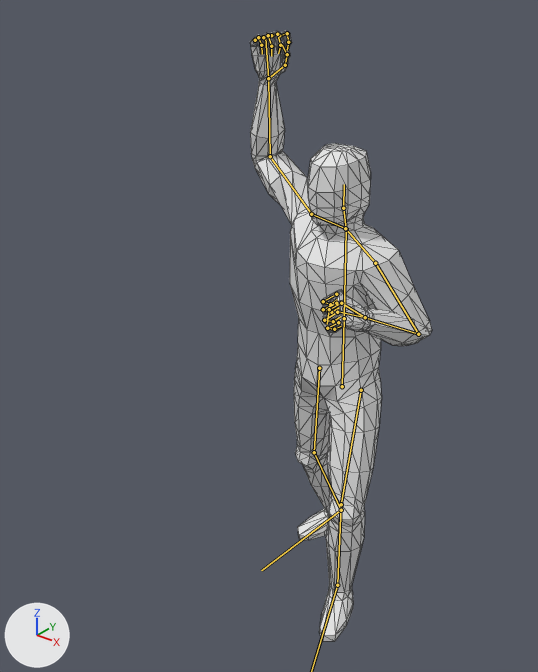
What one commit did to the glTF model assets/glb/humanoid/Humanoid.glb.
Rendered twice from a camera (50 mm lens) standing at (1.29, -2.01, 2.24) and looking at (-0.13, -0.24, 1.14). The lights are fixed; the arrows at lower left show +X, +Y and +Z. The first picture is the older version. Both versions are drawn at frame 12 of the action 'SwingAttack'; the numbers are the values there. The bones that bend it are drawn over the model as lines. Mesh edges are drawn as thin lines.

Objects in the first picture: 'Mang'.
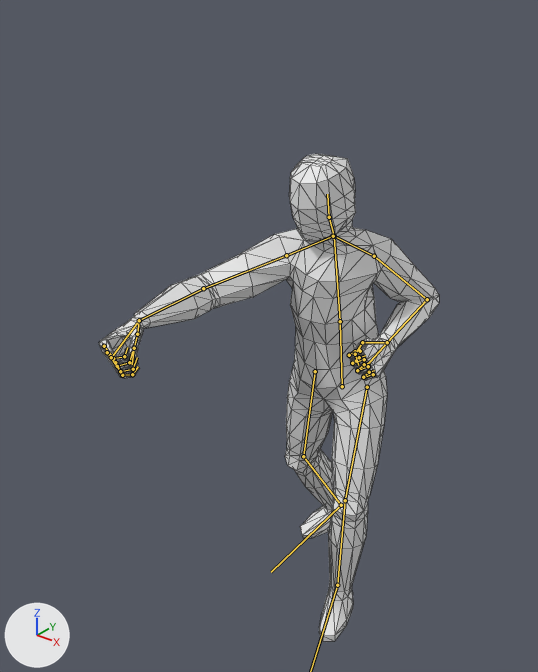
Commit message: faster animation

Boxes [x1, y1, x2, y2] around the edits, measured in the pictures (538 x 672 px):
'Mang', posed (86% wider, 20% shorter): before [250, 30, 432, 641]; after [99, 154, 439, 641]
bone 'Body', root to tip: before (342, 386) to (344, 318); after (342, 386) to (340, 321)
bone 'Thorax', root to tip: before (344, 318) to (346, 229); after (340, 321) to (334, 236)
bone 'Shoulder.L', root to tip: before (346, 229) to (375, 263); after (334, 236) to (374, 256)
bone 'UpperArm.L', root to tip: before (375, 263) to (418, 334); after (374, 256) to (427, 299)
bone 'Forearm.L', root to tip: before (418, 334) to (365, 317); after (427, 299) to (387, 342)
bone 'Shoulder.R', root to tip: before (345, 228) to (311, 214); after (333, 236) to (286, 255)
bone 'UpperArm.R', root to tip: before (311, 214) to (270, 156); after (286, 255) to (203, 288)
bone 'Forearm.R', root to tip: before (270, 156) to (268, 78); after (203, 288) to (139, 320)
bone 'Hand.R', root to tip: before (268, 78) to (265, 37); after (139, 320) to (111, 357)
bone 'UpperLeg.L', root to tip: before (361, 390) to (341, 504); after (367, 387) to (345, 500)
bone 'LowerLeg.L', root to tip: before (341, 504) to (337, 585); after (345, 500) to (337, 585)
bone 'UpperLeg.R', root to tip: before (319, 368) to (314, 452); after (315, 371) to (303, 456)
bone 'LowerLeg.R', root to tip: before (314, 452) to (341, 510); after (303, 456) to (341, 505)
bone 'Foot.R', root to tip: before (341, 510) to (261, 570); after (341, 505) to (271, 572)

The edits, one by one:
Bone 'Body' (bone_body) turns from (2, 0, 0) to (7, 0, 0) degrees about its own x, y and z.
Bone 'Thorax' (bone_thorax) turns from (1, 0, 0) to (4, 0, 0) degrees about its own x, y and z.
Bone 'Shoulder.L' (bone_shoulder_l) turns from (11, 4, -3) to (-46, -28, -2) degrees about its own x, y and z.
Bone 'UpperArm.L' (bone_upperarm_l) turns from (-22, -14, -53) to (3, 40, -30) degrees about its own x, y and z.
Bone 'Forearm.L' (bone_forearm_l) turns from (134, 0, 0) to (117, 0, 0) degrees about its own x, y and z.
Bone 'Shoulder.R' (bone_shoulder_r) moves from (0.0, -0.001, 0.0) to (0.0, -0.001, 0.001).
Bone 'Shoulder.R' (bone_shoulder_r) turns from (-14, -1, -28) to (51, -10, -19) degrees about its own x, y and z.
Bone 'UpperArm.R' (bone_upperarm_r) turns from (-4, 78, -11) to (10, 27, 21) degrees about its own x, y and z.
Bone 'Forearm.R' (bone_forearm_r) turns from (70, 0, 0) to (36, 0, 0) degrees about its own x, y and z.
Bone 'Hand.R' (bone_hand_r) turns from (-17, 85, -18) to (-27, 58, 4) degrees about its own x, y and z.
Bone 'UpperLeg.L' (bone_upperleg_l) moves from (0.02, 0.032, -0.005) to (-0.012, 0.031, 0.001).
Bone 'UpperLeg.L' (bone_upperleg_l) turns from (6, -17, -22) to (5, -17, -23) degrees about its own x, y and z.
Bone 'LowerLeg.L' (bone_lowerleg_l) turns from (0, 0, 24) to (0, 0, 21) degrees about its own x, y and z.
Bone 'Foot.L' (bone_foot_l) turns from (0, 0, -3) to (1, 1, 1) degrees about its own x, y and z.
Bone 'UpperLeg.R' (bone_upperleg_r) moves from (0.023, 0.031, 0.001) to (-0.01, 0.032, -0.002).
Bone 'UpperLeg.R' (bone_upperleg_r) turns from (6, 23, -5) to (9, 24, -1) degrees about its own x, y and z.
Bone 'LowerLeg.R' (bone_lowerleg_r) turns from (0, 0, -16) to (0, 0, -27) degrees about its own x, y and z.
Bone 'Foot.R' (bone_foot_r) turns from (0, 0, 15) to (1, -6, 7) degrees about its own x, y and z.
